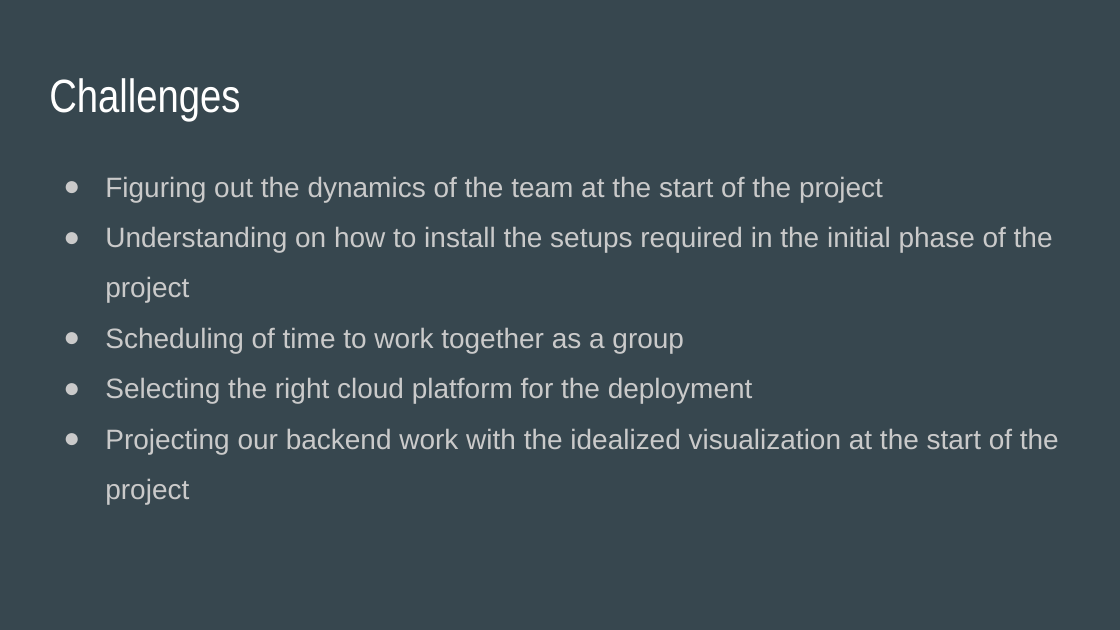
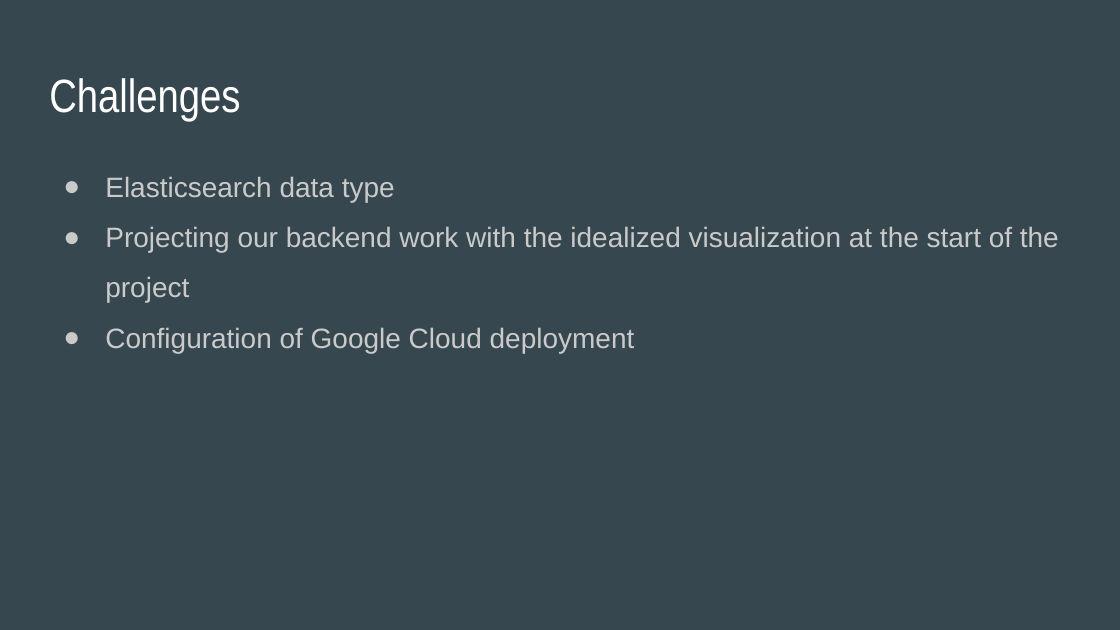
Before and after one commit to CUBigDataClass/TeamSimple, a slide deck: slide 7 of Presentation/Teamsimple presentation.pptx. Drawn at 1120x630 pixels with LibreOffice and Linux fonts; fonts in the diff are those of the drawing. Boxes give left, top, right and bottom in pixels: in the first picture for what was removed or moved away, otherwise in the second. Text is boxed around its words. In the diff, an @@ line names an element or a change of style, - is before the commit and + after.

Commit message:
Updated Presentation

```diff
--- a/Presentation/Teamsimple presentation.pptx
+++ b/Presentation/Teamsimple presentation.pptx
@@ text at bbox=[105, 176, 395, 202]: text changed @@
-● Figuring out the dynamics of the team at the start of the project
-● Understanding on how to install the setups required in the initial phase of the project
-● Scheduling of time to work together as a group
-● Selecting the right cloud platform for the deployment
+● Elasticsearch data type
@@ text at bbox=[105, 327, 635, 353]: paragraph added @@
+● Configuration of Google Cloud deployment
```
